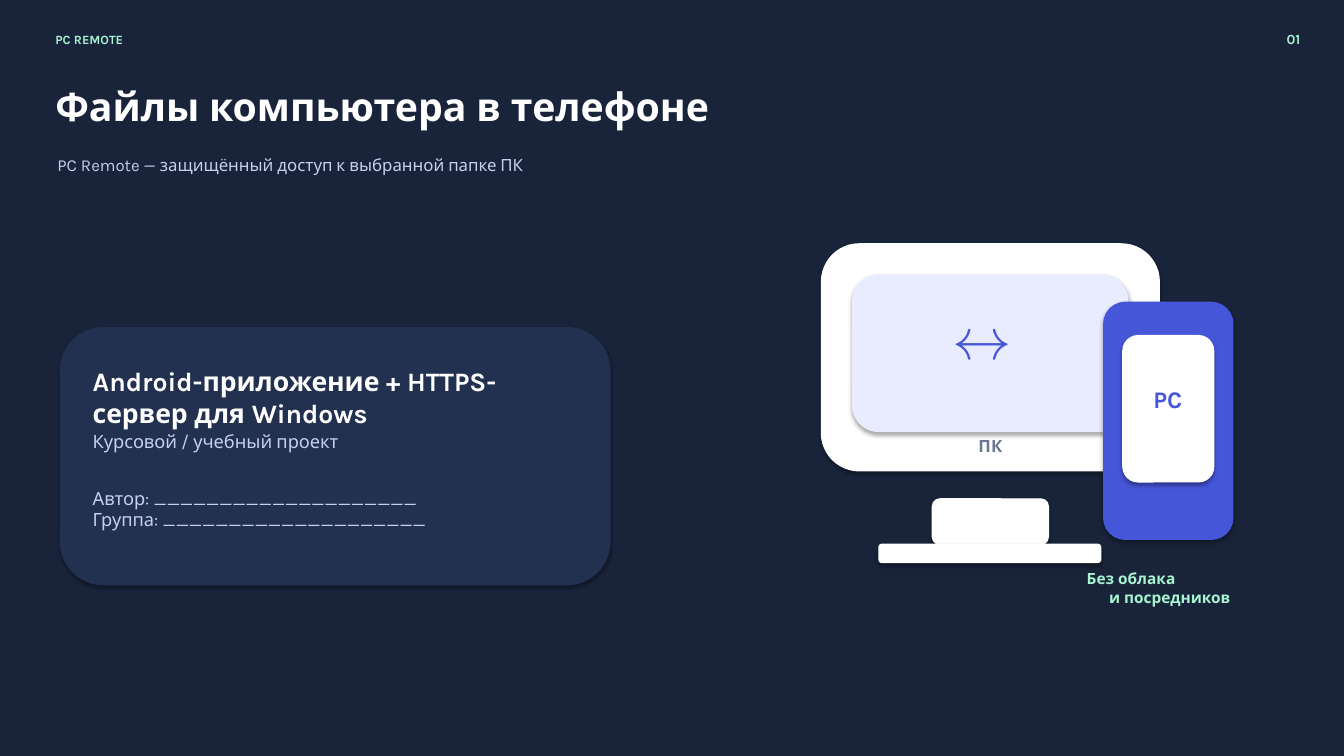
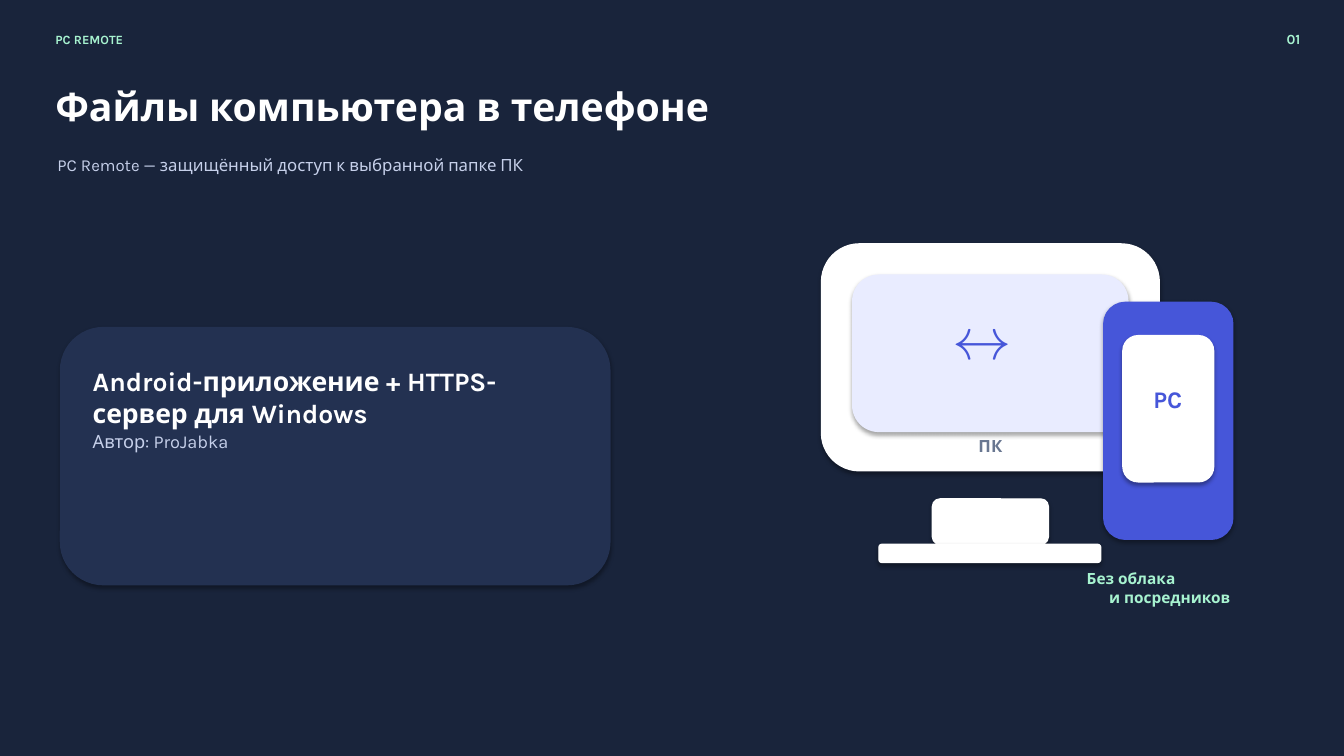
Before and after one commit to ProJabka/pc-remote, a slide deck: slide 1 of Презентация_PC_Remote.pptx. Drawn at 1344x756 pixels with LibreOffice and Linux fonts; fonts in the diff are those of the drawing. Boxes give left, top, right and bottom in pixels: in the first picture for what was removed or moved away, otherwise in the second. Text is boxed around its words. In the diff, an @@ line names an element or a change of style, - is before the commit and + after.

```diff
--- a/Презентация_PC_Remote.pptx
+++ b/Презентация_PC_Remote.pptx
@@ text at (93,435,229,453): text changed @@
-Автор: ____________________
-Группа: ____________________
+Автор: ProJabka
@@ text removed at (93,434,338,453) @@
-Курсовой / учебный проект
```
Also in this commit, not shown: 1 other slide changed, 4 other files.
